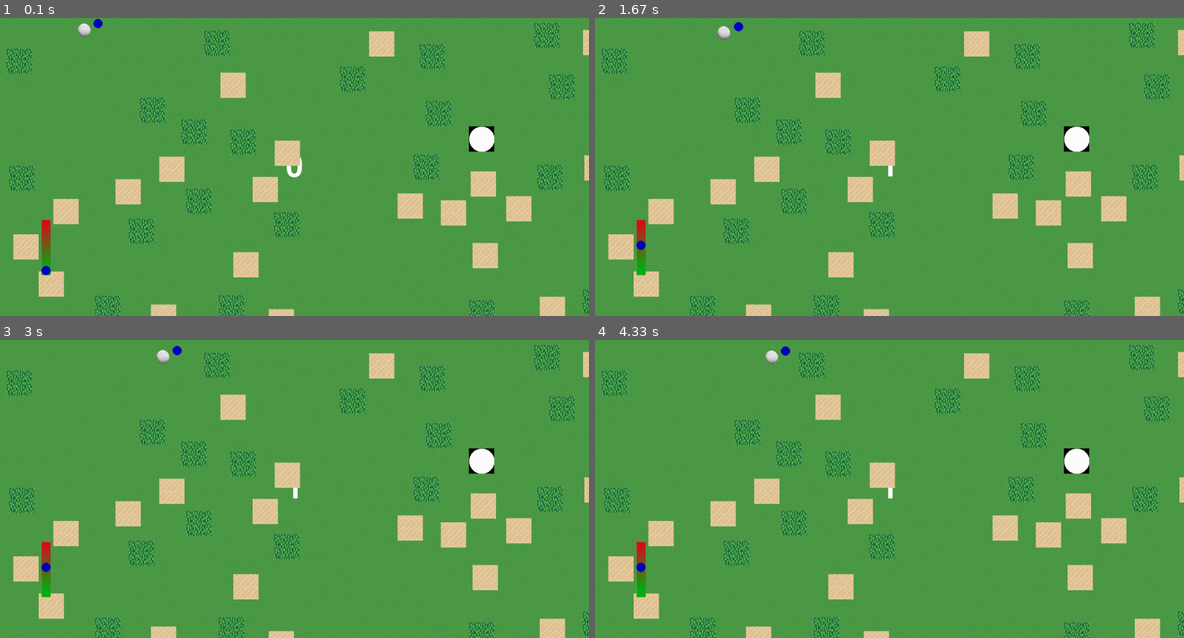
Above: before the commit, frames 1-4 (two rows, left to right).
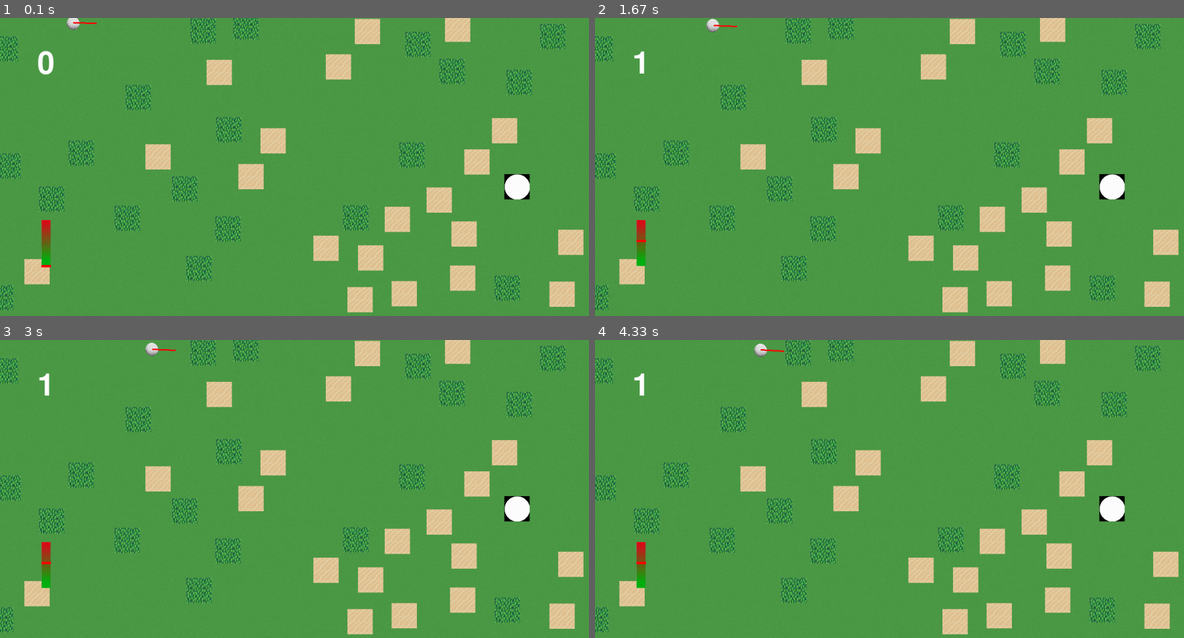
Above: after the commit, the same moments.

Repository: bluesun-pixel/projet-pygame
Game: pygame game, started from main.py
Two runs of this game, one before a commit and one after it. Both use one fixed random seed, a clock stepped at 60 frames per second and the inputs below.
Inputs:
- Up to frame 1 (0.1 s): no input
- Up to frame 2 (1.67 s): tap Space at 0.33, 0.73, 1.03, 1.23 s
- Up to frame 3 (3 s): no input
- Up to frame 4 (4.33 s): no input

The runs differ from the first frame. In frame 1, 20% of the frame differs, in the area x 0-100%, y 0-100%; in frame 2, 20%; in frame 3, 20%; in frame 4, 20%.

Commit message:
collisions avec le bord, problèmes de sprite et dessin des lignes

Diff:
--- a/main.py
+++ b/main.py
@@ -153,8 +153,8 @@
         self.image = pygame.image.load("Images/img_2.png").convert_alpha()
         self.image = pygame.transform.scale(self.image, [55, 55])
         self.rect = self.image.get_rect()
-        self.rect.x = pos_x
-        self.rect.y = pos_y
+        self.rect.centerx = pos_x
+        self.rect.centery = pos_y
         self.pos_x = pos_x
         self.pos_y = pos_y
         liste_des_sprites.add(self)
@@ -213,7 +213,8 @@
 
 #ajout de la barre qui nous indique la puissance
 image_puissance = pygame.image.load("Images/barre_puissance.jpg").convert_alpha()
-image_puissance = pygame.transform.scale(image_puissance, [20, 120])
+image_puissance = pygame.transform.scale(image_puissance, [20, 100])
+
 position_barre = (90, 440)
 
 
@@ -243,7 +244,7 @@
 VITESSE_ANGULAIRE = .002
 FORCE_MINIMUM = 1
 
-points = poisson_disc_sampling(90, 649, 1280, 50)
+points = poisson_disc_sampling(90, 620, 1250, 50)
 game_state = 0 #gère l'action actuelle --> visée = 0, force = 1, mouvement = 2
 alpha = 0
 hauteur_force = 50
@@ -305,6 +306,8 @@
 # <editor-fold desc="Initialisation du jeu">
 terrain = ajouter_sprite("Images/grass_texture.jpg", 0, 0)
 compteur = ajouter_texte(None, 100, f"{nombre_de_tirs}")
+compteur.rect.centerx = 100
+compteur.rect.centery = 100
 
 liste_arbres, liste_bunkers, drapeau_sprite, tee_position = generation_du_terrain(points)
 continuer = True
@@ -331,9 +334,12 @@
         force_aléatoire = 0
         game_state = 0
 
-    balle_sprite.rect.x = balle_golf.balle_x
-    balle_sprite.rect.y = balle_golf.balle_y
-
+    balle_sprite.rect.centerx = balle_golf.balle_x
+    balle_sprite.rect.centery = balle_golf.balle_y
+    if 0 > balle_golf.balle_x or balle_golf.balle_x > fenetre.get_rect().width:
+        balle_golf.direction[0] *= -1
+    if 0 > balle_golf.balle_y or balle_golf.balle_y> fenetre.get_rect().height:
+        balle_golf.direction[1] *= -1
     balle_golf.deplacer_balle()
 
 
@@ -379,9 +385,10 @@
 
             force_aléatoire = (force_y + 1) / 2
 
-    pygame.draw.circle(fenetre, (0, 0, 190), (balle_golf.balle_x + direction_aléatoire[0] * 50, balle_golf.balle_y + direction_aléatoire[1] * 50), 10)
-    pygame.draw.circle(fenetre, (0, 0, 190), (fenetre.get_rect().bottomleft[0] + 100, fenetre.get_rect().bottomleft[1] - hauteur_force * force_aléatoire * 2 + 1 - 100), 10)
-
+    #pygame.draw.circle(fenetre, (0, 0, 190), (balle_golf.balle_x + direction_aléatoire[0] * 50, balle_golf.balle_y + direction_aléatoire[1] * 50), 10)
+    #pygame.draw.circle(fenetre, (0, 0, 190), (fenetre.get_rect().bottomleft[0] + 100, fenetre.get_rect().bottomleft[1] - hauteur_force * force_aléatoire * 2 + 1 - 100), 10)
+    pygame.draw.line(fenetre,(255,0,0), (balle_golf.balle_x, balle_golf.balle_y), (balle_golf.balle_x + direction_aléatoire[0] * 50, balle_golf.balle_y + direction_aléatoire[1] * 50),3)
+    pygame.draw.line(fenetre, (255, 0, 0), (fenetre.get_rect().bottomleft[0] + 90, fenetre.get_rect().bottomleft[1] - hauteur_force * force_aléatoire * 2 + 1 - 110), (fenetre.get_rect().bottomleft[0] + 110, fenetre.get_rect().bottomleft[1] - hauteur_force * force_aléatoire * 2 + 1 - 110), 5)
     police = pygame.font.Font(None, 100)
     compteur.image = police.render(f"{nombre_de_tirs}", 1, (255, 255, 255))
 
